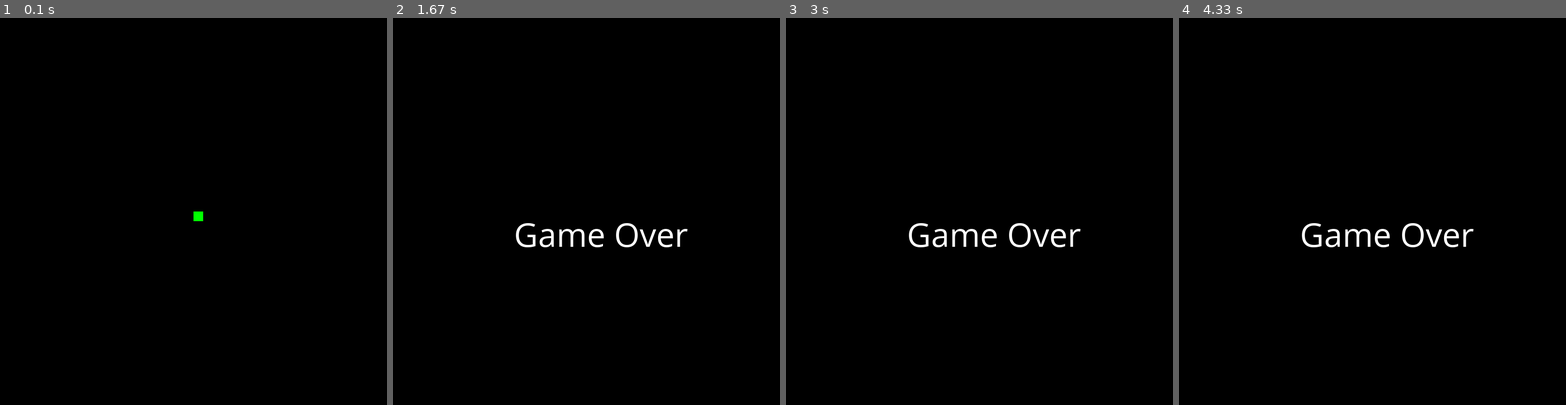
Above: before the commit, frames 1-4 (left to right).
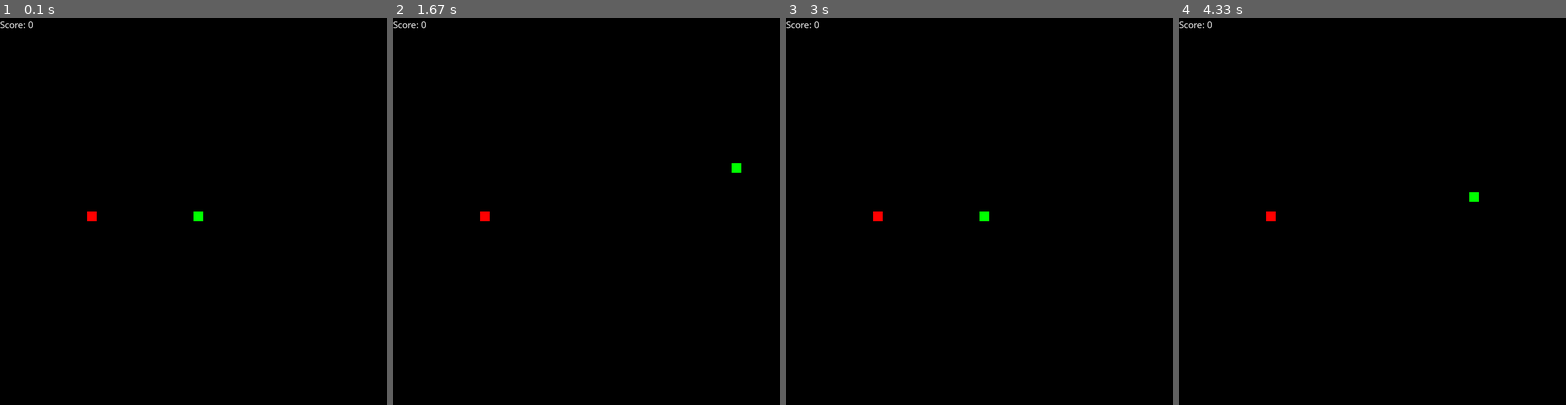
Above: after the commit, the same moments.

Repository: bgrose/pygame-snake
Game: pygame game, started from main.py
Two runs of this game, one before a commit and one after it. Both use one fixed random seed, a clock stepped at 60 frames per second and the inputs below.
Inputs:
- Up to frame 1 (0.1 s): no input
- Up to frame 2 (1.67 s): hold Right 0.33-0.8 s; hold Up 0.83-1.13 s; hold Right 1.17-1.63 s
- Up to frame 3 (3 s): hold Left 1.67-2.2 s; hold Down 2.23-2.53 s; hold Left 2.57-2.97 s
- Up to frame 4 (4.33 s): hold Up 3-3.37 s; hold Right 3.4-4.03 s; hold Down from 4.07 s (still down)

The runs differ from the first frame. In frame 1, 0.1% of the frame differs, in the area x 0-25%, y 0-53%; in frame 2, 1.0%, in the area x 0-90%, y 0-60%; in frame 3, 1.0%; in frame 4, 1.0%.

Commit message:
trying to work through snake body

Diff:
--- a/game.py
+++ b/game.py
@@ -1,5 +1,6 @@
 import pygame
 import time
+import random
 
 
 def gameOver(display, WIDTH, HEIGHT):
@@ -28,3 +29,33 @@
         moveX = 0
         moveY = SIZE
     return moveX, moveY
+
+def menu(display, WIDTH, HEIGHT):
+    display.fill((0,0,0))
+    # Print Game Over
+    mesg = pygame.font.SysFont("comicsansms", 25)
+    display.blit(mesg.render("You Lost, click space to replay or esc to quit", True, (255,255,255)), (WIDTH/2 -150, HEIGHT/2))
+    pygame.display.update()
+
+    wait = True
+
+    while wait:
+        for event in pygame.event.get():
+            if event.type == pygame.KEYDOWN:
+                if event.key == pygame.K_SPACE:
+                    return False
+                elif event.key == pygame.K_ESCAPE:
+                    gameOver(display, WIDTH, HEIGHT)
+                    return True #redundent
+
+def genFood(WIDTH, HEIGHT, SIZE):
+    foodX = round(random.randrange(0, WIDTH - SIZE) / 20.0) * 20.0
+    foodY = round(random.randrange(0, HEIGHT - SIZE) / 20.0) * 20.0
+    return foodX, foodY
+
+def growSnake(snakeList, SIZE):
+    snakeHead = []
+    snakeHead.append(snakeList[-1][0])
+    snakeHead.append(snakeList[-1][1])
+    snakeList.append(snakeHead)
+    return snakeList
--- a/main.py
+++ b/main.py
@@ -2,6 +2,7 @@
 
 import game as g
 import pygame
+import random
 
 
 
@@ -9,6 +10,7 @@
 WIDTH = 800
 HEIGHT = 800
 GREEN = (0,255,0)
+RED = (255,0,0)
 SIZE = 20
 
 quitTrigger = False
@@ -20,32 +22,56 @@
 clock = pygame.time.Clock()
 
 # Holder Variables
-currX = WIDTH / 2
-currY = HEIGHT / 2
-quitTrigger = False
-moveX = 0
-moveY = 0
 
 
-# Game Loop
-while not quitTrigger:
-    for event in pygame.event.get():
-        if event.type == pygame.QUIT:
-            quitTrigger = True
-        if event.type == pygame.KEYDOWN:
-            moveX, moveY = g.movement(moveX, moveY, SIZE, event.key)
+def gameLoop():
+    currX = WIDTH / 2
+    currY = HEIGHT / 2
+    Score = 0
+    quitTrigger = False
+    menuHold = False
+    moveX = 0
+    moveY = 0
+    snakeList = []
+    snakeList.append([currX, currY])
 
-    if currX >= WIDTH or currX < 0 or currY >= HEIGHT or currY < 0:
-        quitTrigger = True
+    foodX, foodY = g.genFood(WIDTH, HEIGHT, SIZE)
 
-    # Move the snake new position
-    currX += moveX
-    currY += moveY
-    display.fill((0,0,0))
-    pygame.draw.rect(display, GREEN, [currX,currY,SIZE,SIZE])
+    while not quitTrigger:
 
-    pygame.display.update()
-    clock.tick(30)
+        while menuHold:
+            quitTrigger = g.menu(display, WIDTH, HEIGHT)
+            gameLoop()
 
-# Game Over
-g.gameOver(display, WIDTH, HEIGHT)
+        for event in pygame.event.get():
+            if event.type == pygame.QUIT:
+                quitTrigger = True
+            if event.type == pygame.KEYDOWN:
+                moveX, moveY = g.movement(moveX, moveY, SIZE, event.key)
+
+        if currX >= WIDTH or currX < 0 or currY >= HEIGHT or currY < 0:
+            menuHold = True
+
+        currX += moveX
+        currY += moveY
+
+
+        display.fill((0,0,0))
+        pygame.draw.rect(display, GREEN, [currX, currY, SIZE, SIZE])
+        pygame.draw.rect(display, RED, [foodX,foodY,SIZE,SIZE])
+        Scoremesg = pygame.font.SysFont("comicsansms", 20)
+        ScoreString = "Score: " + str(Score)
+        # put score top left
+        display.blit(Scoremesg.render(ScoreString, True, (255,255,255)), (0,0))
+
+
+        pygame.display.update()
+
+        if(currX == foodX and currY == foodY):
+            Score += 1
+            foodX, foodY = g.genFood(WIDTH, HEIGHT, SIZE)
+            snakeList = g.growSnake(snakeList, SIZE)
+        clock.tick(15)
+
+
+gameLoop()
